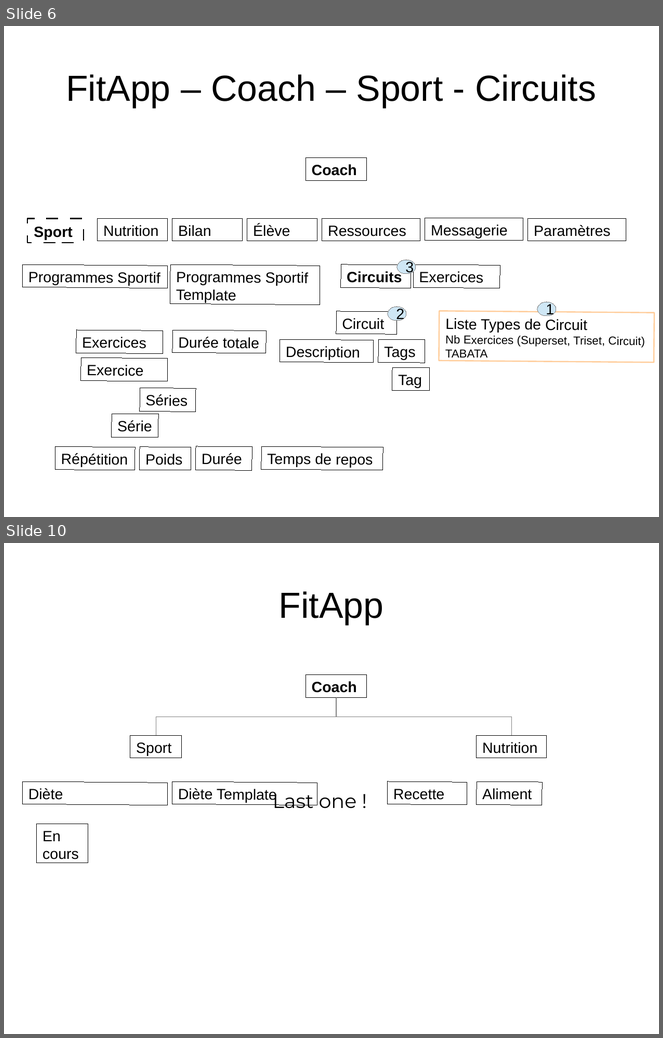
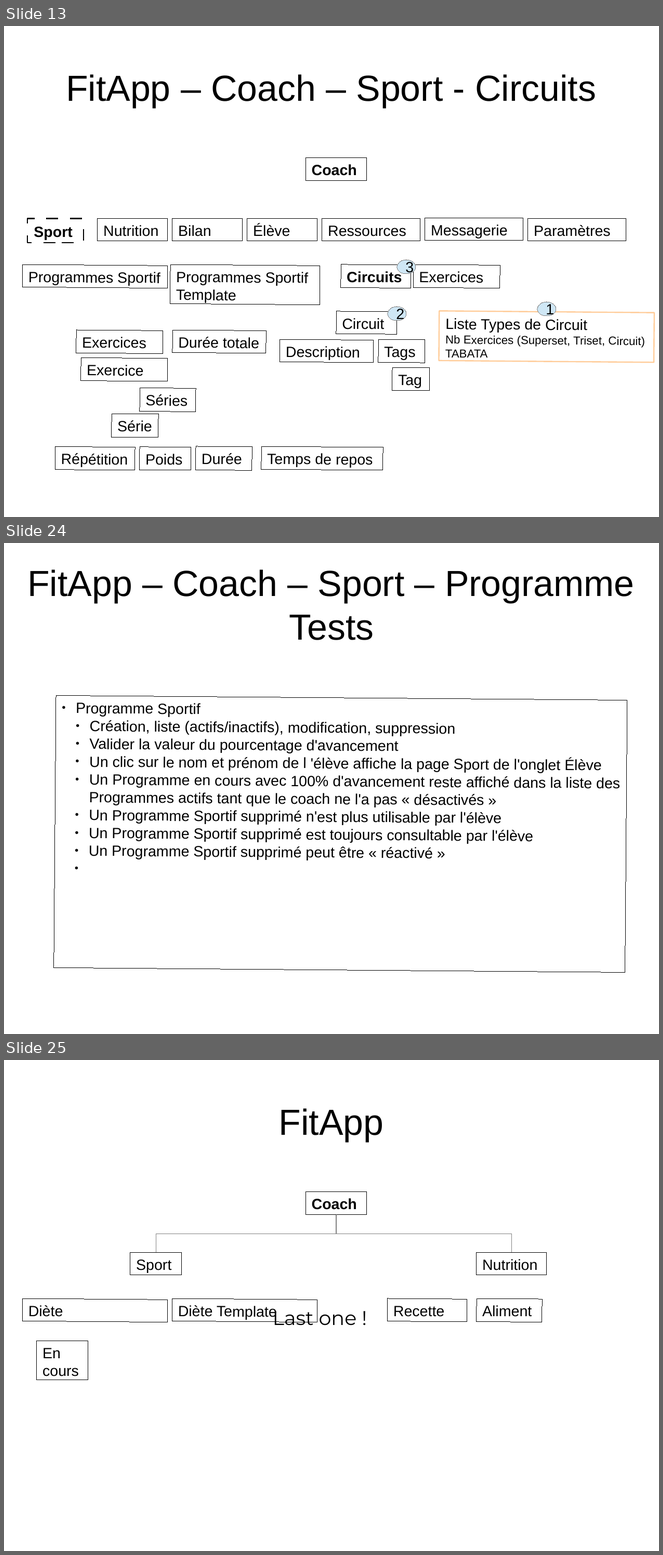
Before and after one commit to NicolasGavard/WebVysionSportV2, a slide deck: Documentations/FitApp.odp. Shown one above the other, each under a label of ours: slides 6 and 10 before the commit, slides 13, 24 and 25 after it; the slides between them are not shown. The pictures are 663x1038 and 663x1555 pixels, drawn with LibreOffice and Linux fonts; fonts in the diff are those of the drawing. Boxes give left, top, right and bottom in pixels: in the first picture for what was removed or moved away, otherwise in the second. Text is boxed around its words. In the diff, an @@ line names an element or a change of style, - is before the commit and + after.

```diff
--- a/Documentations/FitApp.odp
+++ b/Documentations/FitApp.odp
@@ slide 24 added at box(4, 543, 659, 1034), background #FFFFFF @@
@@ title added at box(27, 570, 635, 640), 44 pt, text #000000 @@
+FitApp – Coach – Sport – Programme
+Tests
@@ rectangle added at box(54, 696, 627, 973), outline #000000 0 pt, 18 pt, text #000000 @@
+● Programme Sportif
+  ● Création, liste (actifs/inactifs), modification, suppression
+  ● Valider la valeur du pourcentage d'avancement
+  ● Un clic sur le nom et prénom de l 'élève affiche la page Sport de l'onglet Élève
+  ● Un Programme en cours avec 100% d'avancement reste affiché dans la liste des Programmes actifs tant que le coach ne l'a pas « désactivés »
+  ● Un Programme Sportif supprimé n'est plus utilisable par l'élève
+  ● Un Programme Sportif supprimé est toujours consultable par l'élève
+  ● Un Programme Sportif supprimé peut être « réactivé »
@@ what was slide 6 is now slide 13 @@
@@ what was slide 10 is now slide 25 @@
```
Also in this commit, not shown: 5 slides changed, 14 other slides added.
